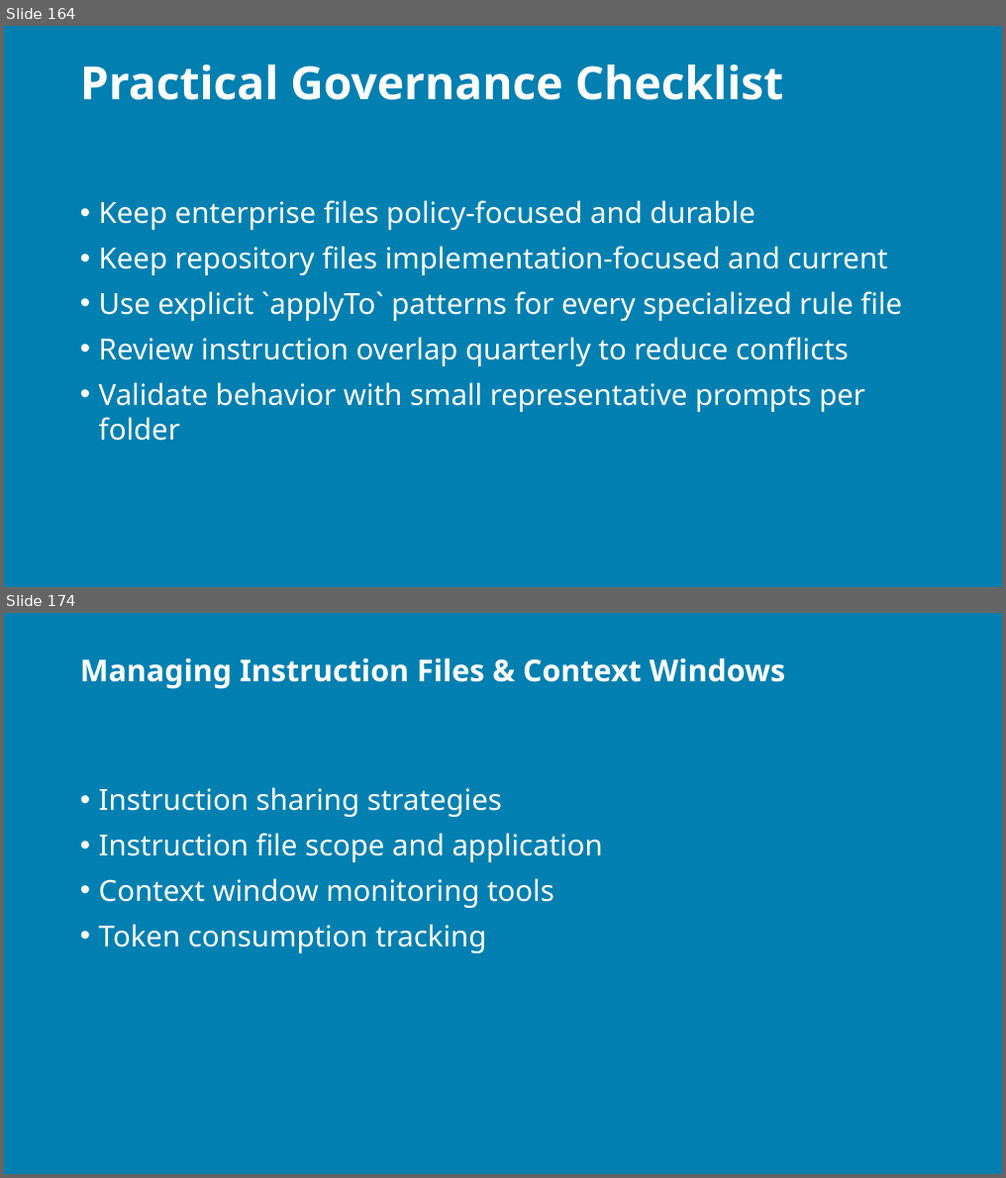
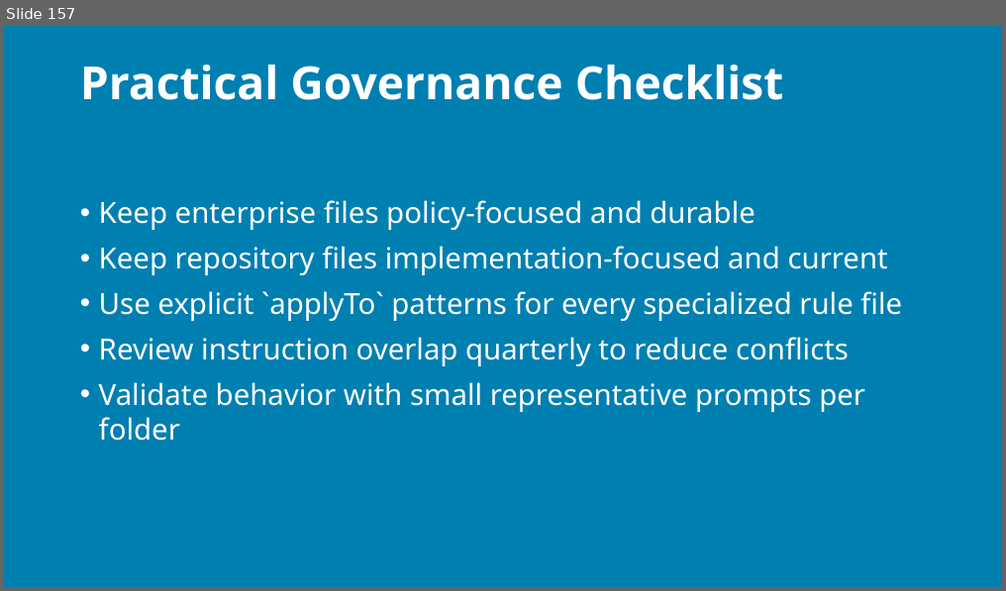
Before and after one commit to j0hnnymiller/AI-Assisted-Software-Development, a slide deck: slides/output/aiasd-311-monday-draft.pptx. Shown one above the other, each under a label of ours: slides 164 and 174 before the commit, slide 157 after it; the slides between them are not shown. The pictures are 1006x1178 and 1006x591 pixels, drawn with LibreOffice and Linux fonts; fonts in the diff are those of the drawing; background and template pictures are left out. Boxes give left, top, right and bottom in pixels: in the first picture for what was removed or moved away, otherwise in the second. Text is boxed around its words. In the diff, an @@ line names an element or a change of style, - is before the commit and + after.

```diff
--- a/slides/output/aiasd-311-monday-draft.pptx
+++ b/slides/output/aiasd-311-monday-draft.pptx
@@ slide 174 removed at [4,613,1002,1174], background picture (left out) @@
@@ title removed at [80,659,786,689] @@
-Managing Instruction Files & Context Windows
@@ text removed at [99,787,603,954] @@
-• Instruction sharing strategies
-• Instruction file scope and application
-• Context window monitoring tools
-• Token consumption tracking
@@ what was slide 164 is now slide 157 @@
```
Also in this commit, not shown: 130 slides changed, 3 slides added, 24 other slides removed, 31 other files.
